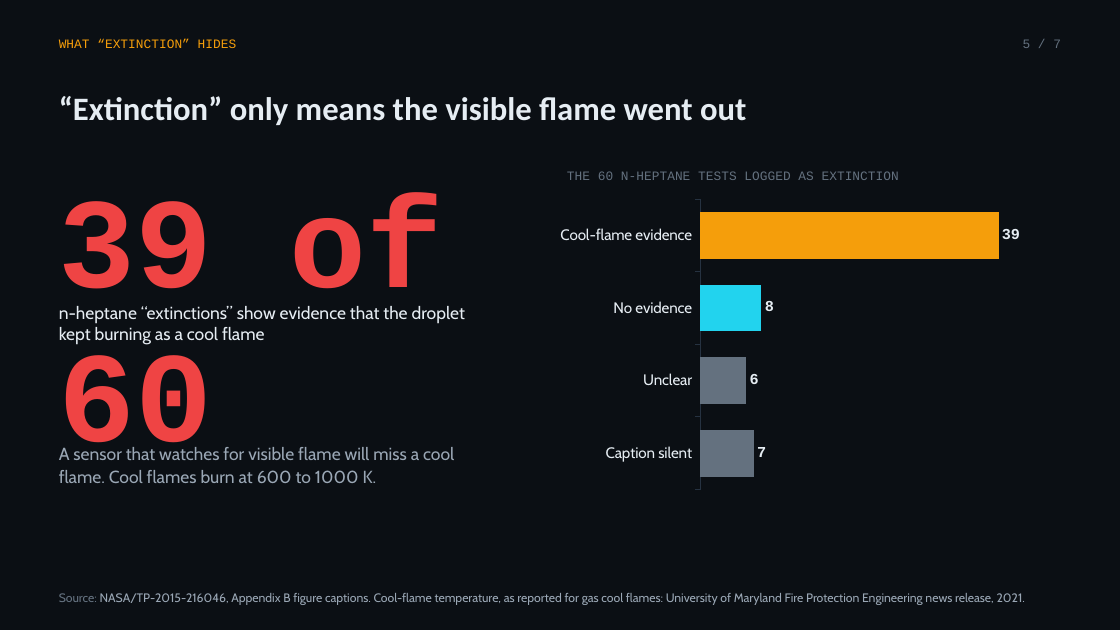
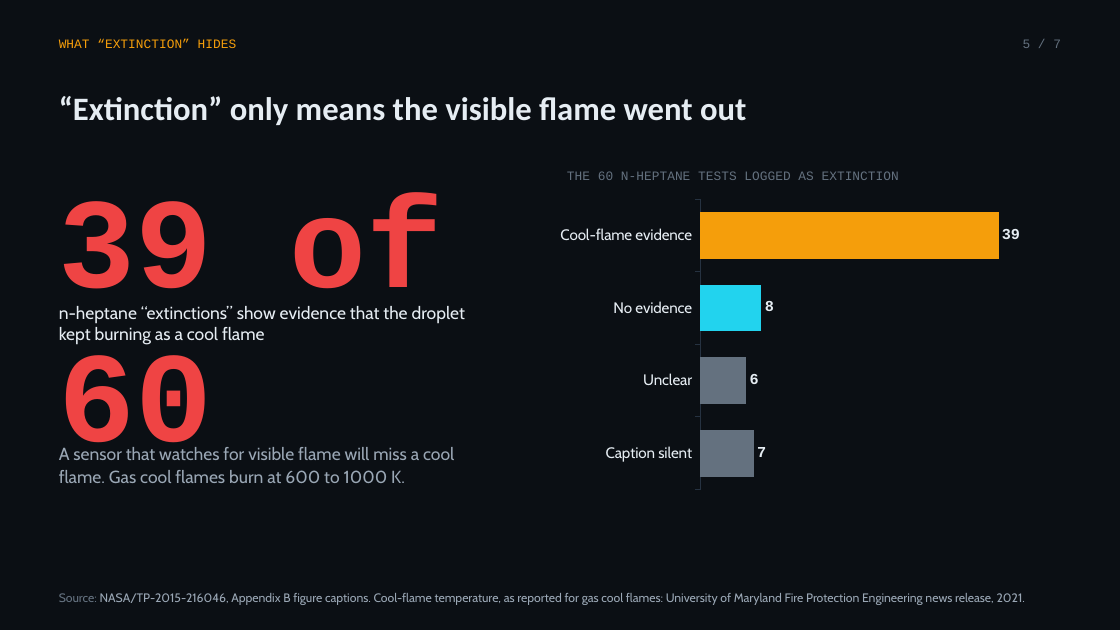
Before and after one commit to ZOGWORK/flamefall-analytics, a slide deck: slide 5 of docs/Flamefall-Analytics-deck.pptx. Drawn at 1120x630 pixels with LibreOffice and Linux fonts; fonts in the diff are those of the drawing. Boxes give left, top, right and bottom in pixels: in the first picture for what was removed or moved away, otherwise in the second. Text is boxed around its words. In the diff, an @@ line names an element or a change of style, - is before the commit and + after.

Commit message:
docs/Flamefall-Analytics-deck.pptx: rebuild with the corrected slides 4, 5, 6 and 7

```diff
--- a/docs/Flamefall-Analytics-deck.pptx
+++ b/docs/Flamefall-Analytics-deck.pptx
@@ text at (x1=59, y1=447, x2=454, y2=483): text changed @@
-A sensor that watches for visible flame will miss a cool flame. Cool flames burn at 600 to 1000 K.
+A sensor that watches for visible flame will miss a cool flame. Gas cool flames burn at 600 to 1000 K.
```
Also in this commit, not shown: 3 other slides changed.
